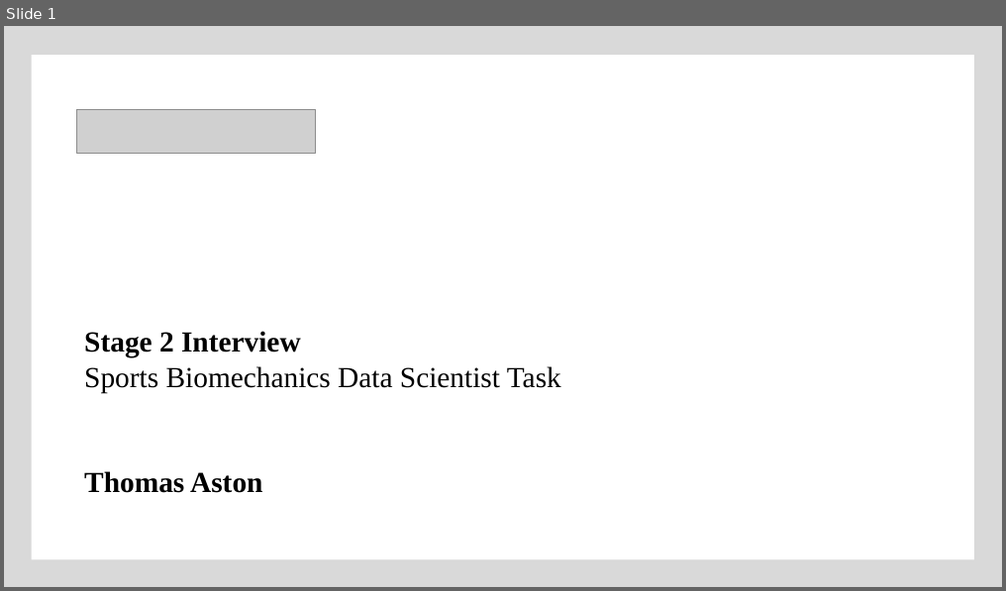
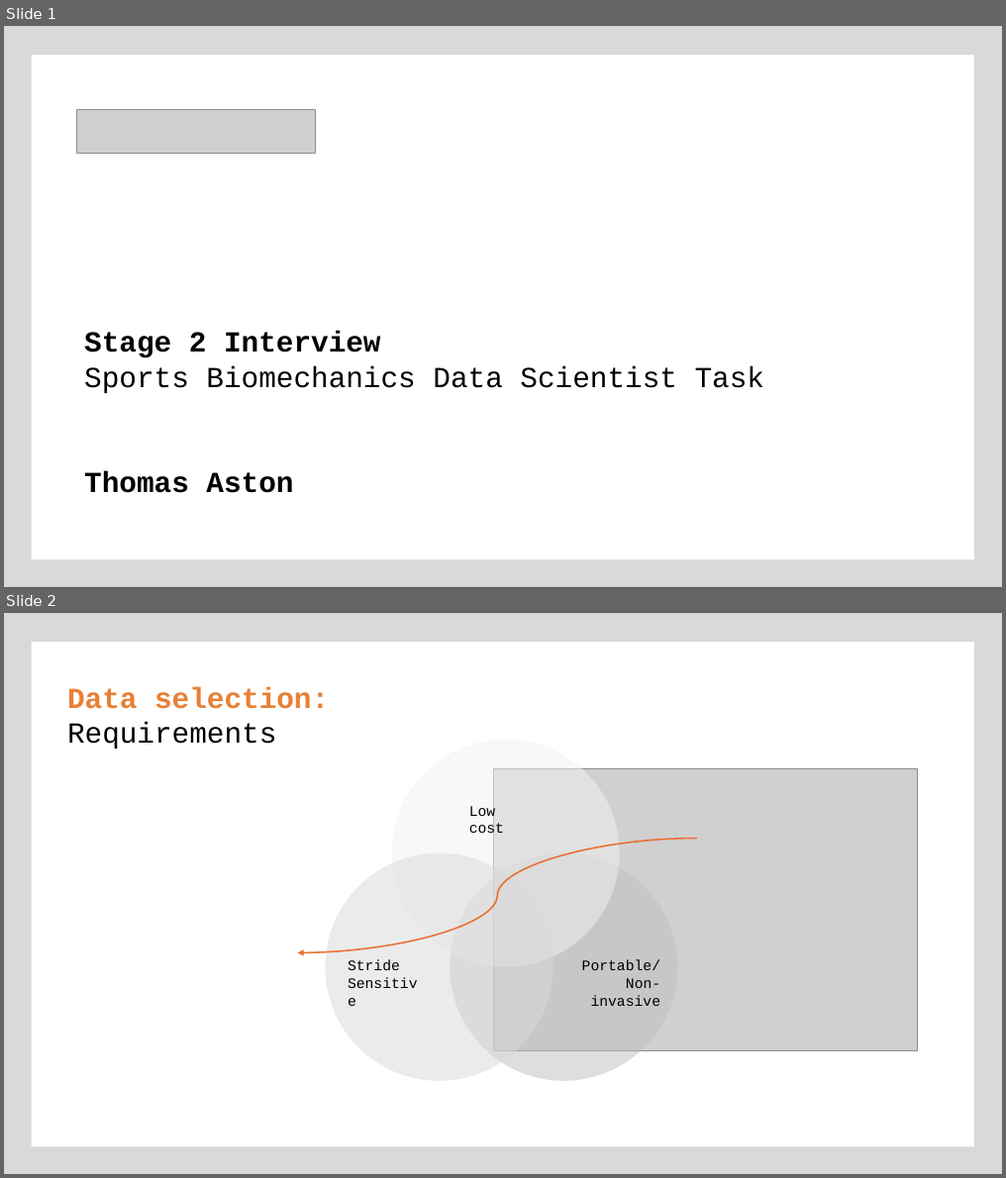
Before and after one commit to ThomasAston/movetru, a slide deck: presentation/slides.pptx. Shown one above the other, each under a label of ours: slide 1 before the commit, slides 1 and 2 after it. The pictures are 1006x591 and 1006x1178 pixels, drawn with LibreOffice and Linux fonts; fonts in the diff are those of the drawing; grey boxes stand for pictures. Boxes give left, top, right and bottom in pixels: in the first picture for what was removed or moved away, otherwise in the second. Text is boxed around its words. In the diff, an @@ line names an element or a change of style, - is before the commit and + after.

```diff
--- a/presentation/slides.pptx
+++ b/presentation/slides.pptx
@@ slide 2 added at box(4, 613, 1002, 1174), background #D9D9D9; not listed: 1 template element that a slide beside it also shows @@
@@ text added at box(67, 687, 329, 749), 28 pt, text #E88034, bold @@
+Data selection:
+Requirements
@@ picture added at box(494, 768, 918, 1052) @@
@@ curved arrow added from (697, 839) to (297, 953), #E97132 1.5 pt @@
@@ group added at box(325, 740, 678, 1081): 3 ellipses, 3 texts @@
+Low cost
+Portable/
+Non-invasive
+Stride
+Sensitive
@@ slide 1 changed as well @@
@@ text "Stage 2 Interview" at box(84, 331, 764, 493): font Times New Roman to Courier New @@
```
Also in this commit, not shown: 7 other slides added, 4 slides removed.
